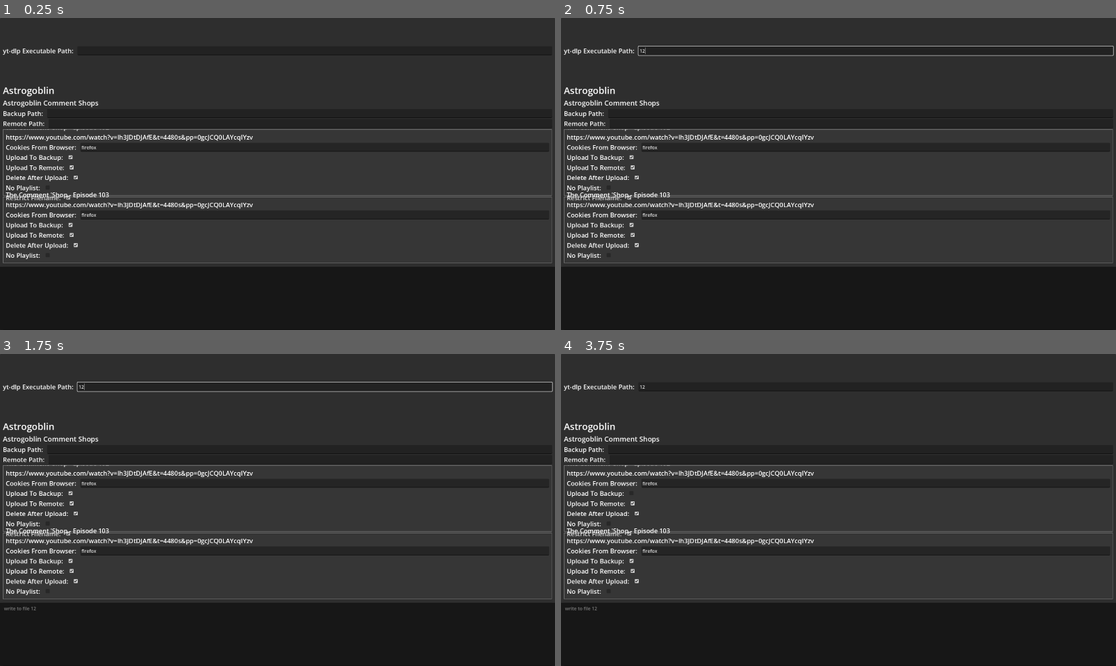
Above: before the commit, frames 1-4 (two rows, left to right).
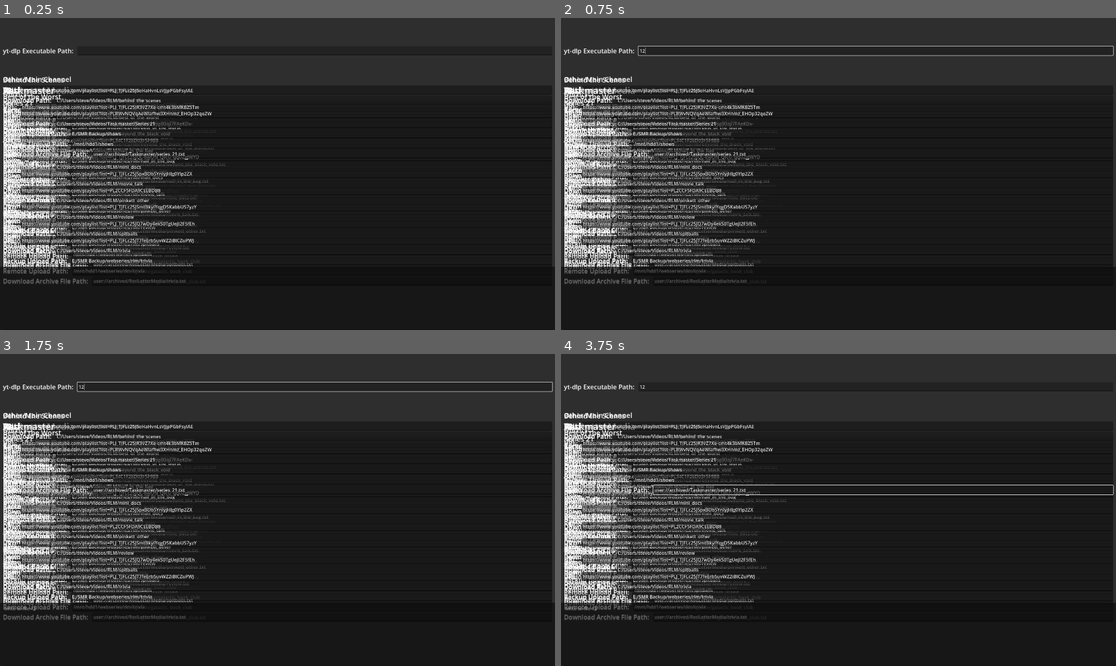
Above: after the commit, the same moments.

Repository: stevenmraines/yt-downloader
Game: Godot game, scene res://scenes/window.tscn
The game is run twice, just before and just after one commit, with the same random seed, the same clock (stepped at 60 frames per second) and the same inputs.
Inputs (mouse positions are in pixels of both pictures, inside the frame that each line leads up to):
- Up to frame 1 (0.25 s): no input
- Up to frame 2 (0.75 s): click (877, 49) at 0.52 s; type "12" at 0.6 s
- Up to frame 3 (1.75 s): click (305, 534) at 1.27 s
- Up to frame 4 (3.75 s): click (866, 534) at 2.02 s; click (866, 534) at 2.77 s; click (871, 494) at 3.52 s

The runs differ from the first frame. In frame 1, 36% of the frame differs, in the area x 0-100%, y 18-86%; in frame 2, 36%; in frame 3, 36%; in frame 4, 37%.

Commit message:
Load vars from config.

Diff:
--- a/config.cfg
+++ b/config.cfg
@@ -1,13 +1,7 @@
-################################################################################
-# PATHS
-################################################################################
 [path_1]
 name="yt-dlp"
 path="C:/Users/steve/Videos/yt-dlp.exe"
 
-################################################################################
-# CHANNELS
-################################################################################
 [channel_1]
 name="Astrogoblin"
 
@@ -17,9 +11,6 @@
 [channel_3]
 name="Taskmaster"
 
-################################################################################
-# PLAYLISTS
-################################################################################
 [playlist_1]
 channel="Astrogoblin"
 name="Other/Main Channel"
--- a/scenes/playlist.tscn
+++ b/scenes/playlist.tscn
@@ -25,12 +25,42 @@
 layout_mode = 2
 theme_override_font_sizes/font_size = 24
 
+[node name="HBoxContainer3" type="HBoxContainer" parent="VBoxContainer" unique_id=968633641]
+layout_mode = 2
+
+[node name="Label" type="Label" parent="VBoxContainer/HBoxContainer3" unique_id=1270830101]
+layout_mode = 2
+text = "URL:"
+
+[node name="MarginContainer" type="MarginContainer" parent="VBoxContainer/HBoxContainer3" unique_id=414678136]
+layout_mode = 2
+size_flags_horizontal = 3
+theme_override_constants/margin_left = 10
+
+[node name="UrlInput" type="LineEdit" parent="VBoxContainer/HBoxContainer3/MarginContainer" unique_id=1582843976]
+layout_mode = 2
+
+[node name="HBoxContainer4" type="HBoxContainer" parent="VBoxContainer" unique_id=1582052553]
+layout_mode = 2
+
+[node name="Label" type="Label" parent="VBoxContainer/HBoxContainer4" unique_id=1582871873]
+layout_mode = 2
+text = "Download Path:"
+
+[node name="MarginContainer" type="MarginContainer" parent="VBoxContainer/HBoxContainer4" unique_id=1805599289]
+layout_mode = 2
+size_flags_horizontal = 3
+theme_override_constants/margin_left = 10
+
+[node name="DownloadPathInput" type="LineEdit" parent="VBoxContainer/HBoxContainer4/MarginContainer" unique_id=216570485]
+layout_mode = 2
+
 [node name="HBoxContainer" type="HBoxContainer" parent="VBoxContainer" unique_id=662479240]
 layout_mode = 2
 
 [node name="Label" type="Label" parent="VBoxContainer/HBoxContainer" unique_id=2046659951]
 layout_mode = 2
-text = "Backup Path:"
+text = "Backup Upload Path:"
 
 [node name="MarginContainer" type="MarginContainer" parent="VBoxContainer/HBoxContainer" unique_id=1645719558]
 layout_mode = 2
@@ -45,7 +75,7 @@
 
 [node name="Label" type="Label" parent="VBoxContainer/HBoxContainer2" unique_id=960508437]
 layout_mode = 2
-text = "Remote Path:"
+text = "Remote Upload Path:"
 
 [node name="MarginContainer" type="MarginContainer" parent="VBoxContainer/HBoxContainer2" unique_id=619235763]
 layout_mode = 2
@@ -53,6 +83,21 @@
 theme_override_constants/margin_left = 10
 
 [node name="RemotePathInput" type="LineEdit" parent="VBoxContainer/HBoxContainer2/MarginContainer" unique_id=407623150]
+layout_mode = 2
+
+[node name="HBoxContainer5" type="HBoxContainer" parent="VBoxContainer" unique_id=1514312610]
+layout_mode = 2
+
+[node name="Label" type="Label" parent="VBoxContainer/HBoxContainer5" unique_id=31195103]
+layout_mode = 2
+text = "Download Archive File Path:"
+
+[node name="MarginContainer" type="MarginContainer" parent="VBoxContainer/HBoxContainer5" unique_id=281987234]
+layout_mode = 2
+size_flags_horizontal = 3
+theme_override_constants/margin_left = 10
+
+[node name="DownloadArchiveFilePathInput" type="LineEdit" parent="VBoxContainer/HBoxContainer5/MarginContainer" unique_id=552058923]
 layout_mode = 2
 
 [node name="ScrollContainer" type="ScrollContainer" parent="VBoxContainer" unique_id=334417810]
--- a/scenes/window.tscn
+++ b/scenes/window.tscn
@@ -1,6 +1,5 @@
 [gd_scene format=3 uid="uid://2866mpf2bn32"]
 
-[ext_resource type="PackedScene" uid="uid://dw5wfnwni8q3t" path="res://scenes/channel.tscn" id="1_oya5r"]
 [ext_resource type="Script" uid="uid://bbh3xqmfw1vbe" path="res://scripts/window.gd" id="1_to7fh"]
 
 [node name="Window" type="Control" unique_id=2034944651]
@@ -11,7 +10,6 @@
 grow_horizontal = 2
 grow_vertical = 2
 script = ExtResource("1_to7fh")
-yt_dlp_path = null
 
 [node name="Panel" type="Panel" parent="." unique_id=1417721787]
 layout_mode = 1
@@ -75,10 +73,6 @@
 layout_mode = 2
 size_flags_horizontal = 3
 
-[node name="Channel" parent="Panel/MarginContainer/VSplitContainer/HBoxContainer/ChannelContainer" unique_id=399772040 instance=ExtResource("1_oya5r")]
-layout_mode = 1
-channel_name = "Astrogoblin"
-
 [node name="MarginContainer" type="MarginContainer" parent="Panel/MarginContainer/VSplitContainer" unique_id=2130779480]
 layout_mode = 2
 size_flags_vertical = 3
--- a/scripts/channel.gd
+++ b/scripts/channel.gd
@@ -6,15 +6,7 @@
 		if label:
 			label.text = channel_name
 
-@export var playlists := ["Astrogoblin Comment Shops"]:
-	set(value):
-		playlists = value
-		for playlist_node in playlist_container.get_children():
-			playlist_node.queue_free()
-		for playlist in playlists:
-			var scene = playlist_scene.instantiate()
-			playlist_container.add_child(scene)
-			scene.playlist_title = playlist
+@export var playlists : Array
 
 @onready var label := $VBoxContainer/Label
 @onready var playlist_container := $VBoxContainer/PlaylistContainer
@@ -27,3 +19,21 @@
 		var scene = playlist_scene.instantiate()
 		playlist_container.add_child(scene)
 		scene.playlist_name = playlist
+
+
+func populate_playlists(config_playlists : Array) -> void:
+	playlists = config_playlists
+	for playlist in playlists:
+		if playlist.channel != channel_name:
+			continue
+
+		var playlist_node = playlist_scene.instantiate()
+		playlist_container.add_child(playlist_node)
+		playlist_node.channel = channel_name
+		playlist_node.playlist = playlist.name
+		playlist_node.url = playlist.url
+		playlist_node.download_path = playlist.download_path
+		playlist_node.backup_upload_path = playlist.backup_upload_path
+		playlist_node.remote_upload_path = playlist.remote_upload_path
+		playlist_node.download_archive_file_path = playlist.download_archive_file_path
+		playlist_node.populate_download_queue(channel_name, playlist.name)
--- a/scripts/playlist.gd
+++ b/scripts/playlist.gd
@@ -1,20 +1,49 @@
 extends Control
 
-@export var playlist_name := "":
+@export var channel := ""
+
+@export var playlist := "":
 	set(value):
-		playlist_name = value
+		playlist = value
 		if label:
-			label.text = playlist_name
+			label.text = playlist
 
-@export var playlist_url := ""
-@export var download_path := ""
-@export var backup_upload_path := ""
-@export var remote_upload_path := ""
-@export var download_archive_file_path := ""
+@export var url := "":
+	set(value):
+		url = value
+		if url_input:
+			url_input.text = url
+
+@export var download_path := "":
+	set(value):
+		download_path = value
+		if download_path_input:
+			download_path_input.text = download_path
+
+@export var backup_upload_path := "":
+	set(value):
+		backup_upload_path = value
+		if backup_upload_path_input:
+			backup_upload_path_input.text = backup_upload_path
+
+@export var remote_upload_path := "":
+	set(value):
+		remote_upload_path = value
+		if remote_upload_path_input:
+			remote_upload_path_input.text = remote_upload_path
+
+@export var download_archive_file_path := "":
+	set(value):
+		download_archive_file_path = value
+		if download_archive_file_path_input:
+			download_archive_file_path_input.text = download_archive_file_path
 
 @onready var label := $VBoxContainer/Label
-@onready var backup_path_input := $VBoxContainer/HBoxContainer/MarginContainer/BackupPathInput
-@onready var remote_path_input := $VBoxContainer/HBoxContainer2/MarginContainer/RemotePathInput
+@onready var url_input := $VBoxContainer/HBoxContainer3/MarginContainer/UrlInput
+@onready var download_path_input := $VBoxContainer/HBoxContainer4/MarginContainer/DownloadPathInput
+@onready var backup_upload_path_input := $VBoxContainer/HBoxContainer/MarginContainer/BackupPathInput
+@onready var remote_upload_path_input := $VBoxContainer/HBoxContainer2/MarginContainer/RemotePathInput
+@onready var download_archive_file_path_input := $VBoxContainer/HBoxContainer5/MarginContainer/DownloadArchiveFilePathInput
 @onready var queued_videos_container := $VBoxContainer/ScrollContainer/QueuedVideosContainer
 @onready var download_scene := load("res://scenes/download.tscn")
 
@@ -31,10 +60,11 @@
 ]
 
 
-func _ready() -> void:
-	label.text = playlist_name
-	for video in queued_videos:
-		var scene = download_scene.instantiate()
-		queued_videos_container.add_child(scene)
-		scene.video_name = video.name
-		scene.url = video.url
+func populate_download_queue(channel_name : String, playlist_name : String) -> void:
+	channel = channel_name
+	playlist = playlist_name
+	#for video in queued_videos:
+		#var scene = download_scene.instantiate()
+		#queued_videos_container.add_child(scene)
+		#scene.video_name = video.name
+		#scene.url = video.url
--- a/scripts/window.gd
+++ b/scripts/window.gd
@@ -6,13 +6,18 @@
 @onready var yt_dlp_input_timer := $YtDlpInputTimer
 @onready var channel_container := $Panel/MarginContainer/VSplitContainer/HBoxContainer/ChannelContainer
 @onready var console_text_input := $Panel/MarginContainer/VSplitContainer/MarginContainer/Console/MarginContainer/ConsoleText
+@onready var channel_scene := load("res://scenes/channel.tscn")
 
 var typing := false
+var config : Dictionary
 
 
 func _ready() -> void:
-	var config = ConfigLoader.config
-	var x = "fdsa"
+	config = ConfigLoader.config
+	for config_path in config["paths"]:
+		if config_path.name == "yt-dlp":
+			yt_dlp_path = config_path.path
+	_populate_channels()
 
 
 func _unhandled_input(event: InputEvent) -> void:
@@ -29,22 +34,31 @@
 			yt_dlp_input_timer.start()
 			return
 
+		# FIXME Gotta be a better way to do this
 		for channel in channel_container.get_children():
 			for playlist in channel.playlist_container.get_children():
-				if playlist.backup_path_input.has_focus():
-					write_to_console(playlist.backup_path_input.text)
+				if playlist.backup_upload_path_input.has_focus():
+					_write_to_console(playlist.backup_upload_path_input.text)
 					get_viewport().set_input_as_handled()
-				elif playlist.remote_path_input.has_focus():
-					write_to_console(playlist.remote_path_input.text)
+				elif playlist.remote_upload_path_input.has_focus():
+					_write_to_console(playlist.remote_upload_path_input.text)
 					get_viewport().set_input_as_handled()
 
 
 func _on_yt_dlp_input_timer_timeout() -> void:
-	write_to_console("write to file " + yt_dlp_path)
+	_write_to_console("write to file " + yt_dlp_path)
 
 
-func write_to_console(text : String) -> void:
+func _write_to_console(text : String) -> void:
 	console_text_input.text = console_text_input.text + text + "\n"
 	var total_lines = console_text_input.get_line_count()
 	console_text_input.set_caret_line(total_lines - 1)
 	console_text_input.set_caret_column(console_text_input.get_line_width(total_lines - 1))
+
+
+func _populate_channels() -> void:
+	for channel in config["channels"]:
+		var channel_node = channel_scene.instantiate()
+		channel_container.add_child(channel_node)
+		channel_node.channel_name = channel
+		channel_node.populate_playlists(config["playlists"])
